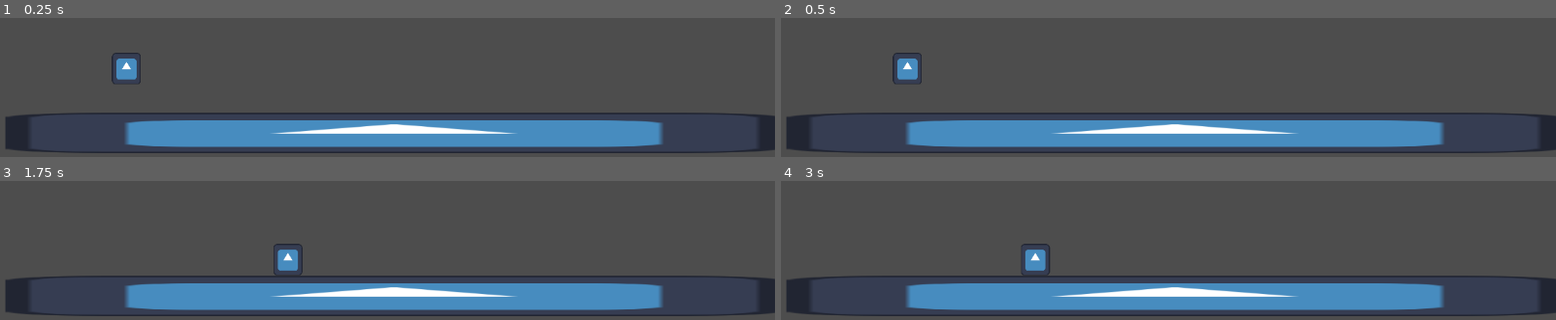
Above: before the commit, frames 1-4 (two rows, left to right).
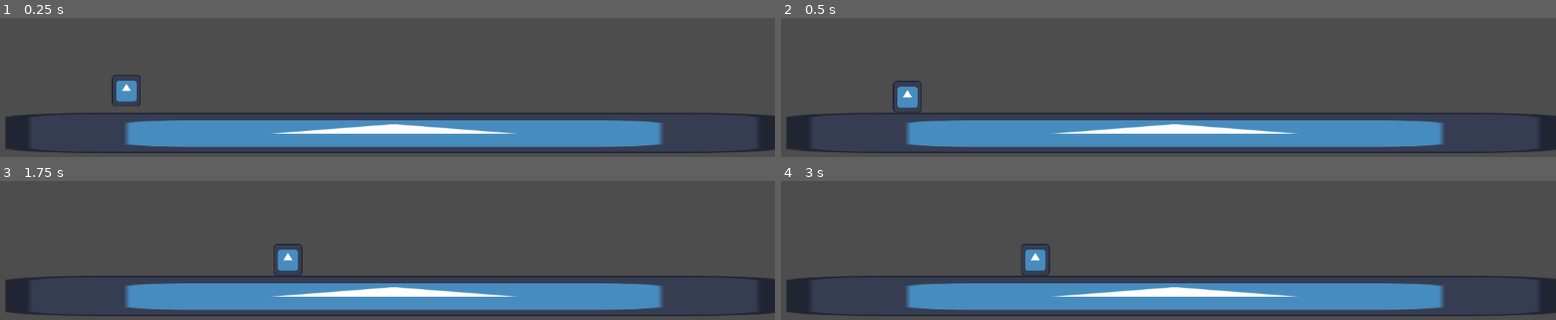
Above: after the commit, the same moments.

Repository: undeadskeleton/teachingStateMachine
Game: Godot game, scene res://scene/base.tscn
Two runs of this game, one before a commit and one after it. Both use one fixed random seed, a clock stepped at 60 frames per second and the inputs below. The engine's default icon, where the game draws it, is replaced by a stand-in: a white triangle on a blue panel in a dark square.
Inputs:
- Up to frame 1 (0.25 s): no input
- Up to frame 2 (0.5 s): no input
- Up to frame 3 (1.75 s): hold Right (ui_right) from 0.53 s (still down); tap Up (ui_up) at 0.77, 1.52 s
- Up to frame 4 (3 s): release Right (ui_right) at 2.03 s; hold Left (ui_left) 2.03-2.78 s; hold Right (ui_right) from 2.78 s (still down)

The runs differ from the first frame. In frame 1, 1.0% of the frame differs, in the area x 14-19%, y 25-64%; in frame 2, 1.0%, in the area x 14-19%, y 25-69%; in frame 3, less than 0.1%; in frame 4, less than 0.1%.

Commit message:
add gravity when scene enter initial state

Diff:
--- a/scripts/statemachine/idle_state.gd
+++ b/scripts/statemachine/idle_state.gd
@@ -7,7 +7,10 @@
 
 func physics_update(delta: float)-> void:
 	var character = state_machine.get_parent()
-	character.velocity.y+=delta *980
+	if !character.is_on_floor():
+		character.velocity.y+=delta *980
+		character.move_and_slide()
+
 
 func handle_input(event: InputEvent)-> void:
 	if Input.is_action_just_pressed("ui_left") or Input.is_action_just_pressed("ui_right"):
--- a/scripts/statemachine/move_state.gd
+++ b/scripts/statemachine/move_state.gd
@@ -7,6 +7,9 @@
 
 func physics_update(delta: float)-> void:
 	var character = state_machine.get_parent()
+	if !character.is_on_floor():
+		character.velocity.y+=delta *980
+
 	var direction = Input.get_axis("ui_right","ui_left")
 
 	if direction == 0:
